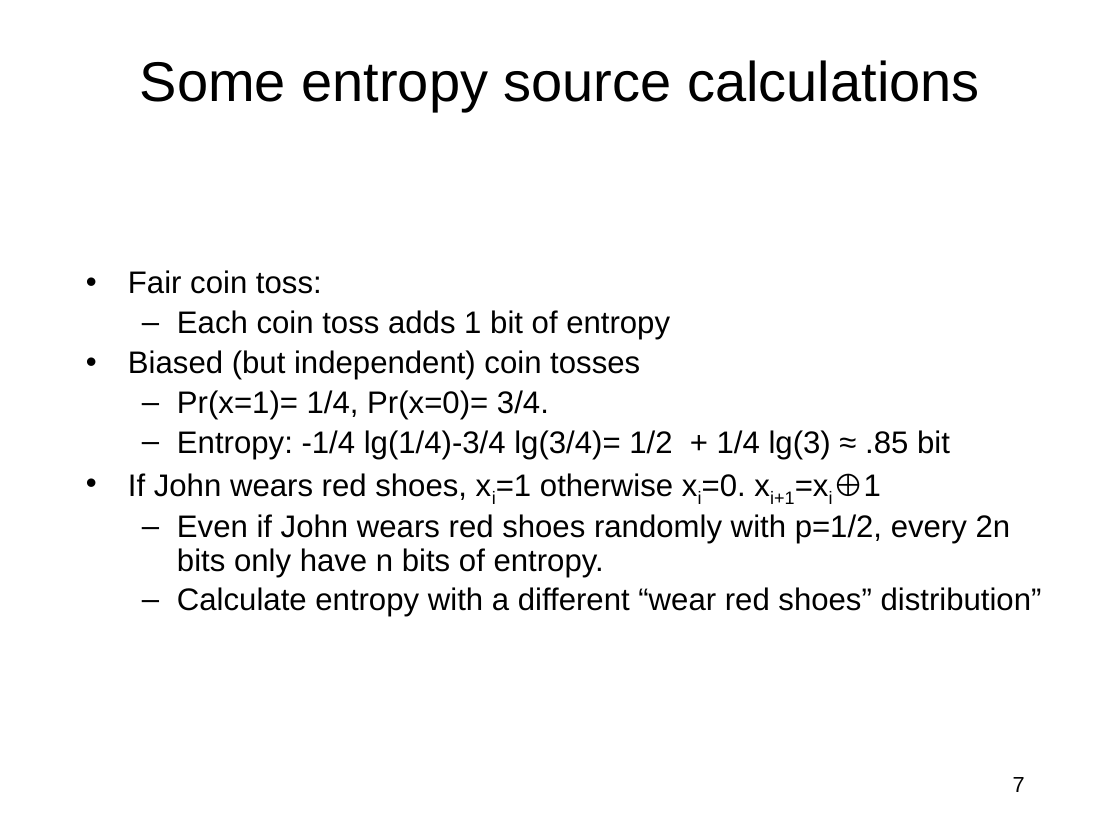
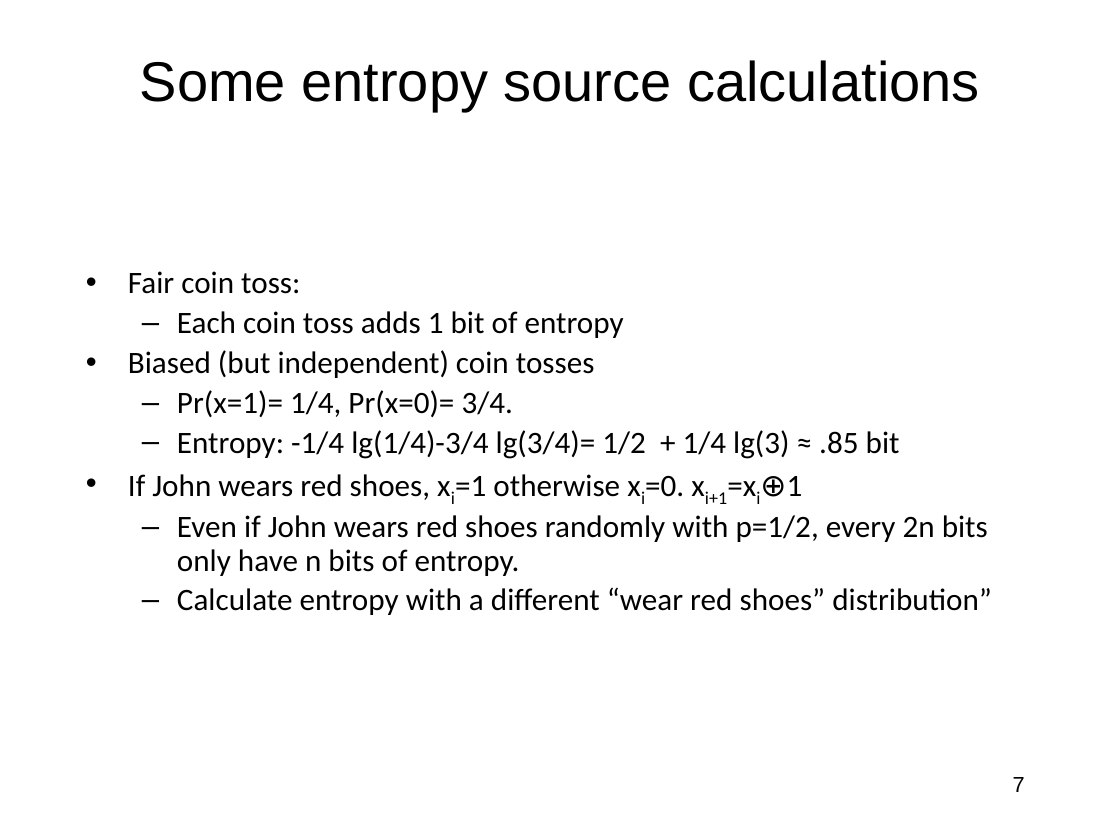
Before and after one commit to jlmucb/class_notes, a slide deck: slide 7 of BerkeleyClass/CS290Spring2013/Lectures/Cryptoclass9.pptx. Drawn at 1120x840 pixels with LibreOffice and Linux fonts; fonts in the diff are those of the drawing. Boxes give left, top, right and bottom in pixels: in the first picture for what was removed or moved away, otherwise in the second. Text is boxed around its words. In the diff, an @@ line names an element or a change of style, - is before the commit and + after.

```diff
--- a/BerkeleyClass/CS290Spring2013/Lectures/Cryptoclass9.pptx
+++ b/BerkeleyClass/CS290Spring2013/Lectures/Cryptoclass9.pptx
@@ text "Fair coin toss:" at [128, 271, 992, 615]: font Arial to Calibri @@
```
Also in this commit, not shown: 5 other slides changed, 11 other files.
